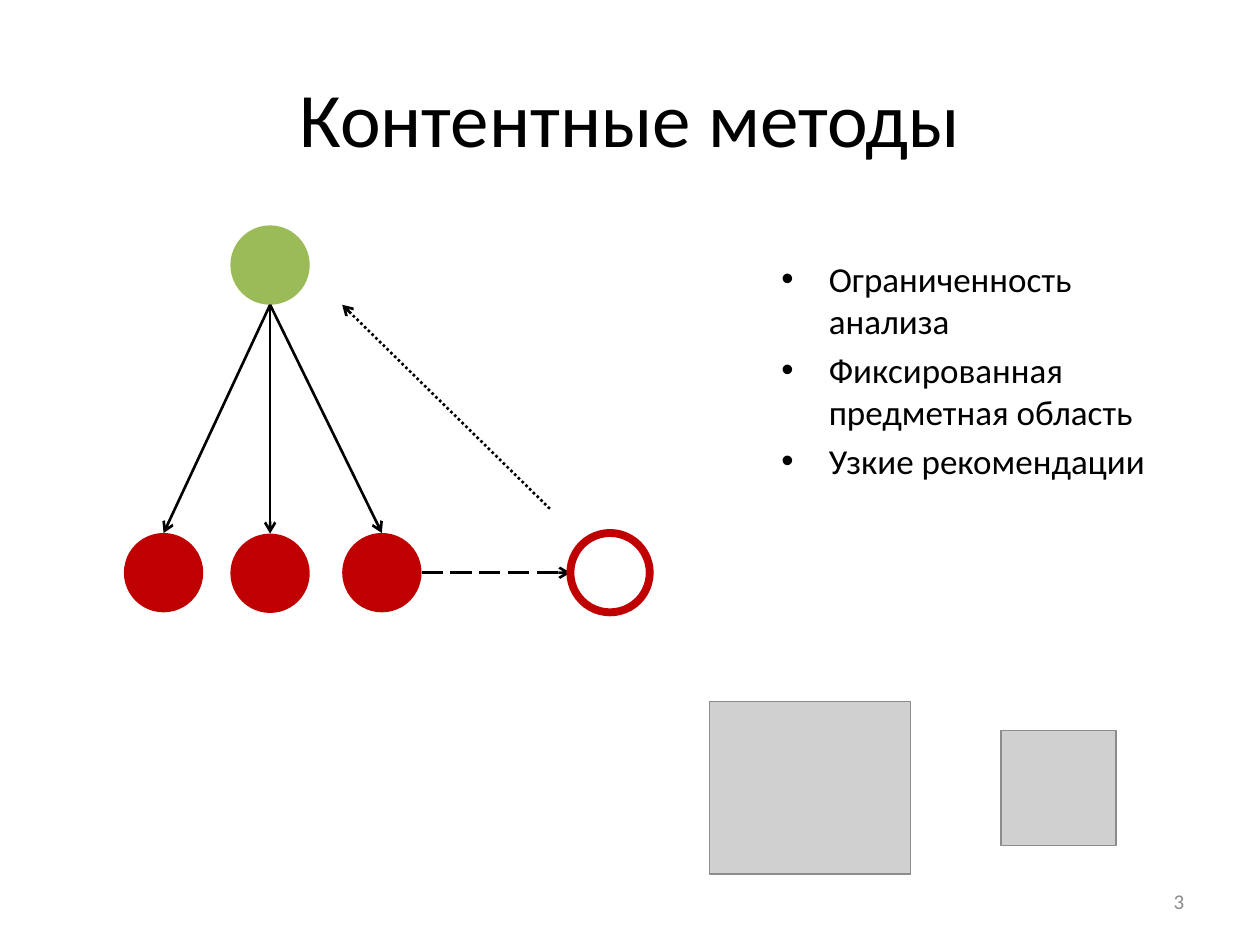
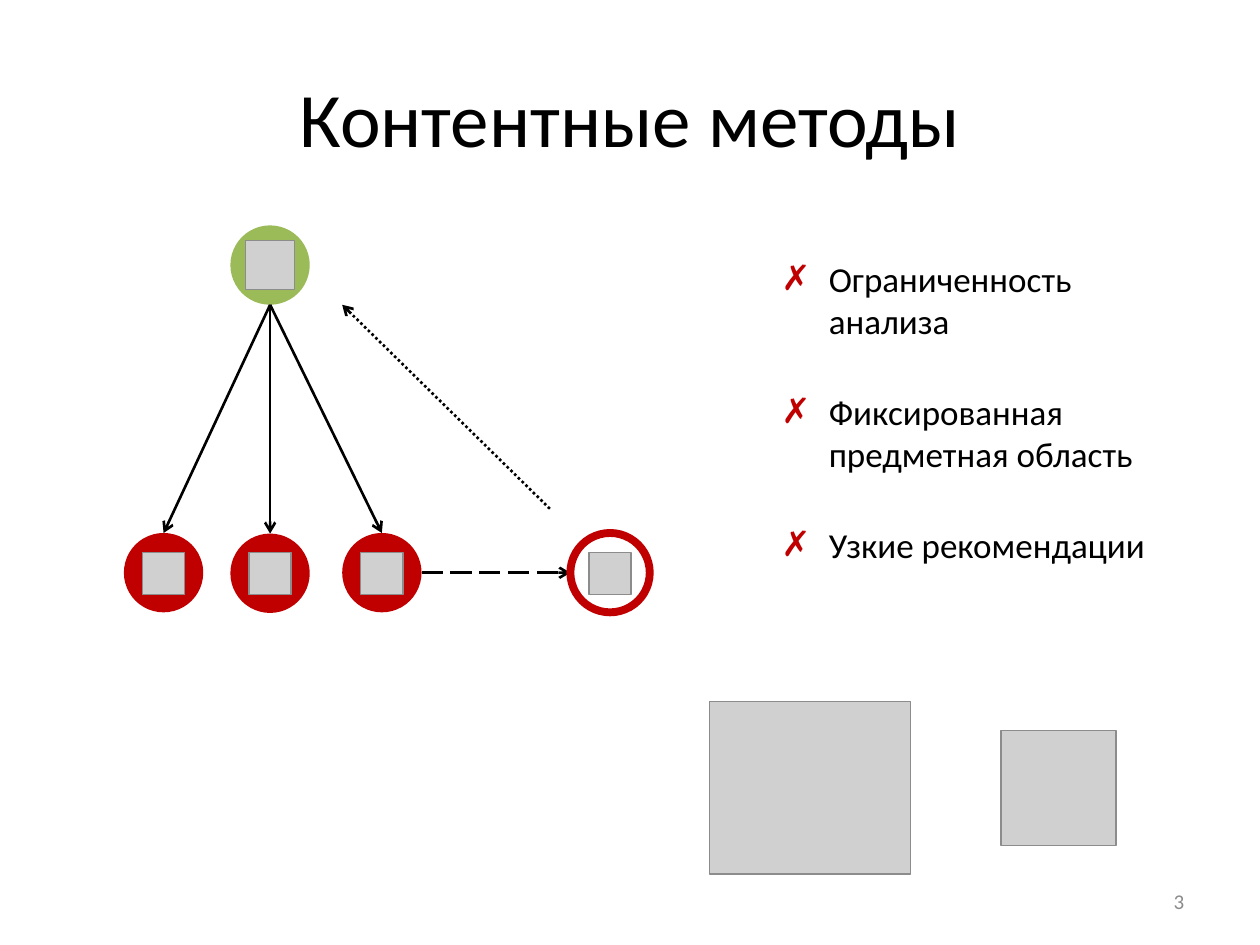
Before and after one commit to Otann/diploma, a slide deck: slide 3 of slides.pptx. Drawn at 1260x945 pixels with LibreOffice and Linux fonts; fonts in the diff are those of the drawing; grey boxes stand for pictures. Boxes give left, top, right and bottom in pixels: in the first picture for what was removed or moved away, otherwise in the second. Text is boxed around its words. In the diff, an @@ line names an element or a change of style, - is before the commit and + after.

```diff
--- a/slides.pptx
+++ b/slides.pptx
@@ picture added at <box>246,241,295,290</box> @@
@@ text "Ограниченность анализа" at <box>829,269,1145,564</box>: bullet • to ✗ @@
@@ picture added at <box>142,552,184,593</box> @@
@@ picture added at <box>249,552,291,593</box> @@
@@ picture added at <box>360,552,402,593</box> @@
@@ picture added at <box>590,552,631,593</box> @@
```
Also in this commit, not shown: 11 other slides changed, 3 slides added, 2 slides removed, 33 other files.
